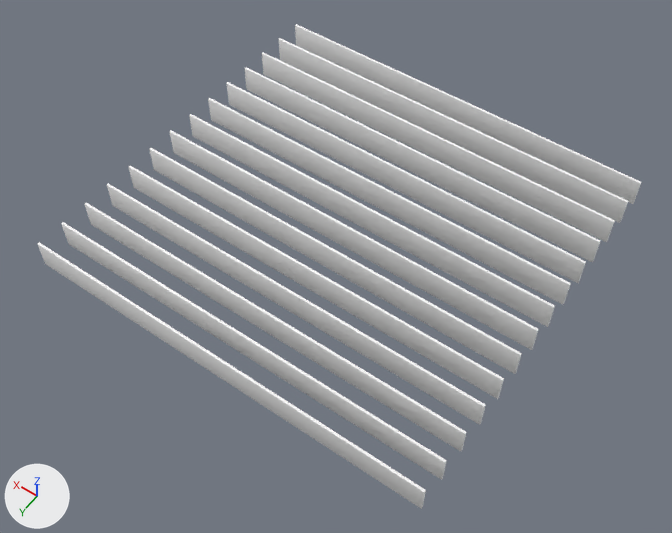
Renders of the glTF model static/3D/Animation/qudrix-webgl_q1_roof_bioclimatic-pergola-Q27.glb from each side of a commit.
Both versions are drawn from a camera (50 mm lens) standing at (-2.2, 3.21, 7.31) and looking at (-0.07, 0.22, 2.62). Lighting does not change. The marker at lower left points along +X, +Y and +Z. Both versions are drawn at frame 25 of the action 'Animation'; the numbers are the values there.

Names of what the first picture shows: 'roof_bioclimatic-pergola-Q27-001', 'roof_bioclimatic-pergola-Q27-002', 'roof_bioclimatic-pergola-Q27-003', 'roof_bioclimatic-pergola-Q27-004', 'roof_bioclimatic-pergola-Q27-005', 'roof_bioclimatic-pergola-Q27-006', 'roof_bioclimatic-pergola-Q27-007', 'roof_bioclimatic-pergola-Q27-008', 'roof_bioclimatic-pergola-Q27-009', 'roof_bioclimatic-pergola-Q27-010', 'roof_bioclimatic-pergola-Q27-011', 'roof_bioclimatic-pergola-Q27-012', 'roof_bioclimatic-pergola-Q27-013', 'roof_bioclimatic-pergola-Q27-014'.
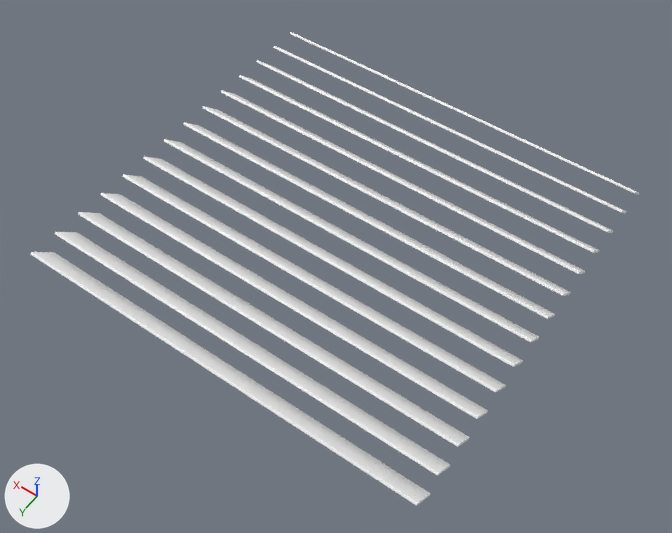
Edits to the scene script, one JSON object a line:
```json
{"op": "set", "path": "ob_roof_bioclimatic_pergola_q27_001.rotation_euler", "old": "(0.0, 0.0, -3.142)", "new": "(0.785, 0.0, -3.142)", "note": "degrees (0, 0, -180) -> degrees (45, 0, -180)"}
{"op": "set", "path": "ob_roof_bioclimatic_pergola_q27_002.rotation_euler", "old": "(0.0, 0.0, -3.142)", "new": "(0.785, 0.0, -3.142)", "note": "degrees (0, 0, -180) -> degrees (45, 0, -180)"}
{"op": "set", "path": "ob_roof_bioclimatic_pergola_q27_003.rotation_euler", "old": "(0.0, 0.0, -3.142)", "new": "(0.785, 0.0, -3.142)", "note": "degrees (0, 0, -180) -> degrees (45, 0, -180)"}
{"op": "set", "path": "ob_roof_bioclimatic_pergola_q27_004.rotation_euler", "old": "(0.0, 0.0, -3.142)", "new": "(0.785, 0.0, -3.142)", "note": "degrees (0, 0, -180) -> degrees (45, 0, -180)"}
{"op": "set", "path": "ob_roof_bioclimatic_pergola_q27_005.location", "old": "(-0.00384, 0.302, 2.794)", "new": "(-0.00384, 0.503, 2.794)"}
{"op": "set", "path": "ob_roof_bioclimatic_pergola_q27_005.rotation_euler", "old": "(0.0, 0.0, -3.142)", "new": "(0.785, 0.0, -3.142)", "note": "degrees (0, 0, -180) -> degrees (45, 0, -180)"}
{"op": "set", "path": "ob_roof_bioclimatic_pergola_q27_006.location", "old": "(-0.00384, 0.503, 2.794)", "new": "(-0.00384, 0.302, 2.794)"}
{"op": "set", "path": "ob_roof_bioclimatic_pergola_q27_006.rotation_euler", "old": "(0.0, 0.0, -3.142)", "new": "(0.785, 0.0, -3.142)", "note": "degrees (0, 0, -180) -> degrees (45, 0, -180)"}
{"op": "set", "path": "ob_roof_bioclimatic_pergola_q27_007.rotation_euler", "old": "(0.0, 0.0, -3.142)", "new": "(0.785, 0.0, -3.142)", "note": "degrees (0, 0, -180) -> degrees (45, 0, -180)"}
{"op": "set", "path": "ob_roof_bioclimatic_pergola_q27_008.rotation_euler", "old": "(0.0, 0.0, -3.142)", "new": "(0.785, 0.0, -3.142)", "note": "degrees (0, 0, -180) -> degrees (45, 0, -180)"}
{"op": "set", "path": "ob_roof_bioclimatic_pergola_q27_009.rotation_euler", "old": "(0.0, 0.0, -3.142)", "new": "(0.785, 0.0, -3.142)", "note": "degrees (0, 0, -180) -> degrees (45, 0, -180)"}
{"op": "set", "path": "ob_roof_bioclimatic_pergola_q27_010.rotation_euler", "old": "(0.0, 0.0, -3.142)", "new": "(0.785, 0.0, -3.142)", "note": "degrees (0, 0, -180) -> degrees (45, 0, -180)"}
{"op": "set", "path": "ob_roof_bioclimatic_pergola_q27_011.rotation_euler", "old": "(0.0, 0.0, -3.142)", "new": "(0.785, 0.0, -3.142)", "note": "degrees (0, 0, -180) -> degrees (45, 0, -180)"}
{"op": "set", "path": "ob_roof_bioclimatic_pergola_q27_012.rotation_euler", "old": "(0.0, 0.0, -3.142)", "new": "(0.785, 0.0, -3.142)", "note": "degrees (0, 0, -180) -> degrees (45, 0, -180)"}
{"op": "set", "path": "ob_roof_bioclimatic_pergola_q27_013.rotation_euler", "old": "(0.0, 0.0, -3.142)", "new": "(0.785, 0.0, -3.142)", "note": "degrees (0, 0, -180) -> degrees (45, 0, -180)"}
{"op": "set", "path": "ob_roof_bioclimatic_pergola_q27_014.rotation_euler", "old": "(0.0, 0.0, -3.142)", "new": "(0.785, 0.0, -3.142)", "note": "degrees (0, 0, -180) -> degrees (45, 0, -180)"}
```

Location of each change, (x1, y1, x2, y2) in pixels of the pictures (672 x 533 px):
```json
{"object": "roof_bioclimatic-pergola-Q27-005", "change": "moved, turned", "before": [149, 148, 522, 374], "after": [122, 174, 506, 393]}
{"object": "roof_bioclimatic-pergola-Q27-006", "change": "moved, turned", "before": [128, 165, 504, 399], "after": [143, 156, 523, 367]}
{"object": "roof_bioclimatic-pergola-Q27-009", "change": "turned", "before": [227, 82, 586, 283], "after": [221, 90, 585, 274]}
{"object": "roof_bioclimatic-pergola-Q27-012", "change": "turned", "before": [208, 98, 571, 304], "after": [203, 106, 570, 296]}
{"object": "roof_bioclimatic-pergola-Q27-010", "change": "turned", "before": [245, 67, 600, 262], "after": [239, 75, 599, 253]}
{"object": "roof_bioclimatic-pergola-Q27-008", "change": "turned", "before": [189, 114, 555, 327], "after": [183, 122, 555, 319]}
{"object": "roof_bioclimatic-pergola-Q27-011", "change": "turned", "before": [262, 52, 615, 242], "after": [257, 60, 613, 233]}
{"object": "roof_bioclimatic-pergola-Q27-007", "change": "turned", "before": [170, 131, 539, 350], "after": [164, 139, 539, 342]}
{"object": "roof_bioclimatic-pergola-Q27-013", "change": "turned", "before": [279, 38, 628, 223], "after": [273, 46, 627, 214]}
{"object": "roof_bioclimatic-pergola-Q27-003", "change": "turned", "before": [107, 184, 486, 425], "after": [100, 193, 488, 419]}
{"object": "roof_bioclimatic-pergola-Q27-004", "change": "turned", "before": [85, 203, 467, 451], "after": [78, 212, 470, 447]}
{"object": "roof_bioclimatic-pergola-Q27-014", "change": "turned", "before": [295, 24, 642, 204], "after": [290, 32, 639, 195]}
{"object": "roof_bioclimatic-pergola-Q27-001", "change": "turned", "before": [61, 222, 447, 480], "after": [55, 232, 450, 476]}
{"object": "roof_bioclimatic-pergola-Q27-002", "change": "turned", "before": [38, 242, 426, 509], "after": [30, 252, 430, 506]}
```
